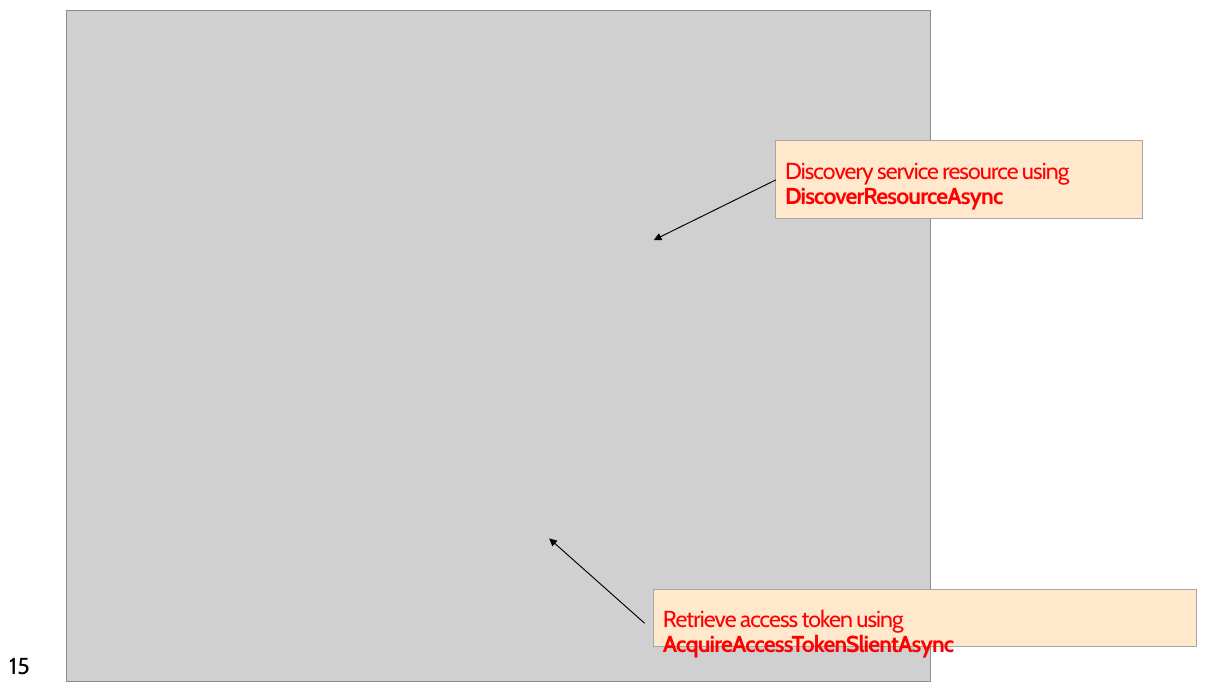
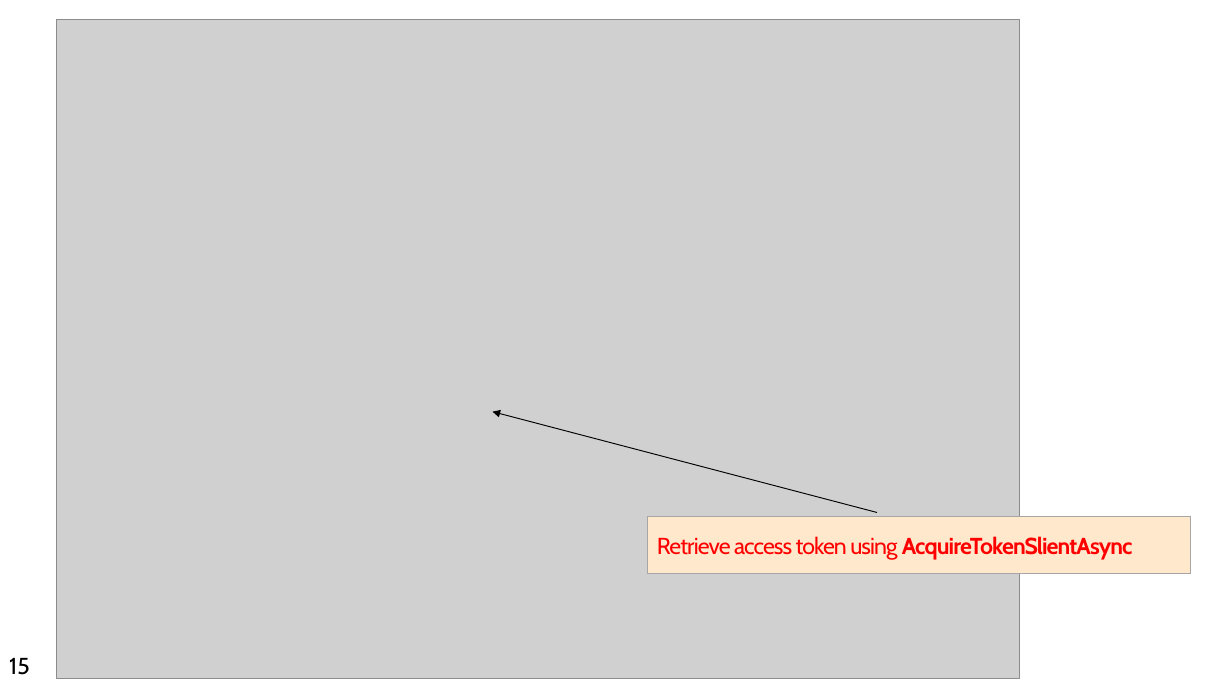
Before and after one commit to OfficeDev/TrainingContent, a slide deck: slide 15 of O3653-2 Deep Dive into Office 365 APIs for Calendar, Mail, and Contacts/O3653-2 Deep Dive into Office 365 APIs for Calendar, Mail, and Contacts.pptx. Drawn at 1232x693 pixels with LibreOffice and Linux fonts; fonts in the diff are those of the drawing; grey boxes stand for pictures. Boxes give left, top, right and bottom in pixels: in the first picture for what was removed or moved away, otherwise in the second. Text is boxed around its words. In the diff, an @@ line names an element or a change of style, - is before the commit and + after.

```diff
--- a/O3653-2 Deep Dive into Office 365 APIs for Calendar, Mail, and Contacts/O3653-2 Deep Dive into Office 365 APIs for Calendar, Mail, and Contacts.pptx
+++ b/O3653-2 Deep Dive into Office 365 APIs for Calendar, Mail, and Contacts/O3653-2 Deep Dive into Office 365 APIs for Calendar, Mail, and Contacts.pptx
@@ picture: place and size @@
-picture at [67, 10, 931, 682]
+picture at [56, 19, 1019, 678]
@@ rectangle removed at [776, 140, 1143, 218] @@
-Discovery service resource using DiscoverResourceAsync
@@ arrow removed from (776, 180) to (653, 240) @@
@@ arrow moved from (645, 624) - (549, 539) to (877, 513) - (493, 412) @@
@@ rectangle "Retrieve access token using AcquireTokenSlientAsync": place and size @@
-rectangle "Retrieve access token using AcquireTokenSlientAsync" at [653, 590, 1196, 647]
+rectangle "Retrieve access token using AcquireTokenSlientAsync" at [648, 517, 1190, 574]
@@ text in rectangle at [657, 536, 1133, 560]: text changed; bold off @@
-Retrieve access token using AcquireAccessTokenSlientAsync
+Retrieve access token using AcquireTokenSlientAsync
```
Also in this commit, not shown: 14 other slides changed.
